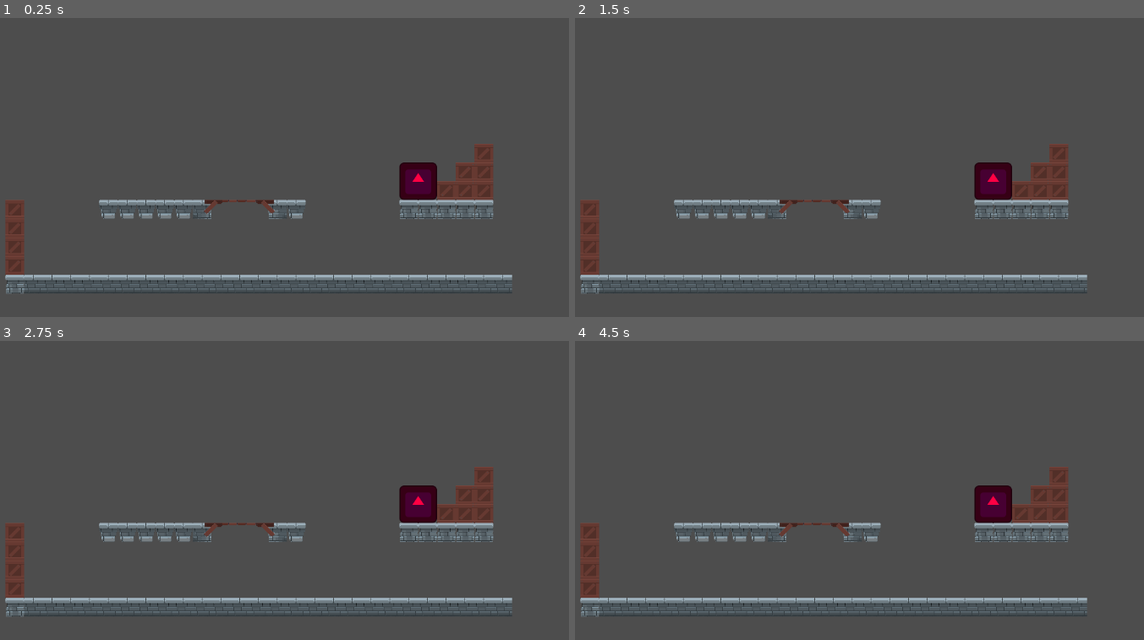
Above: before the commit, frames 1-4 (two rows, left to right).
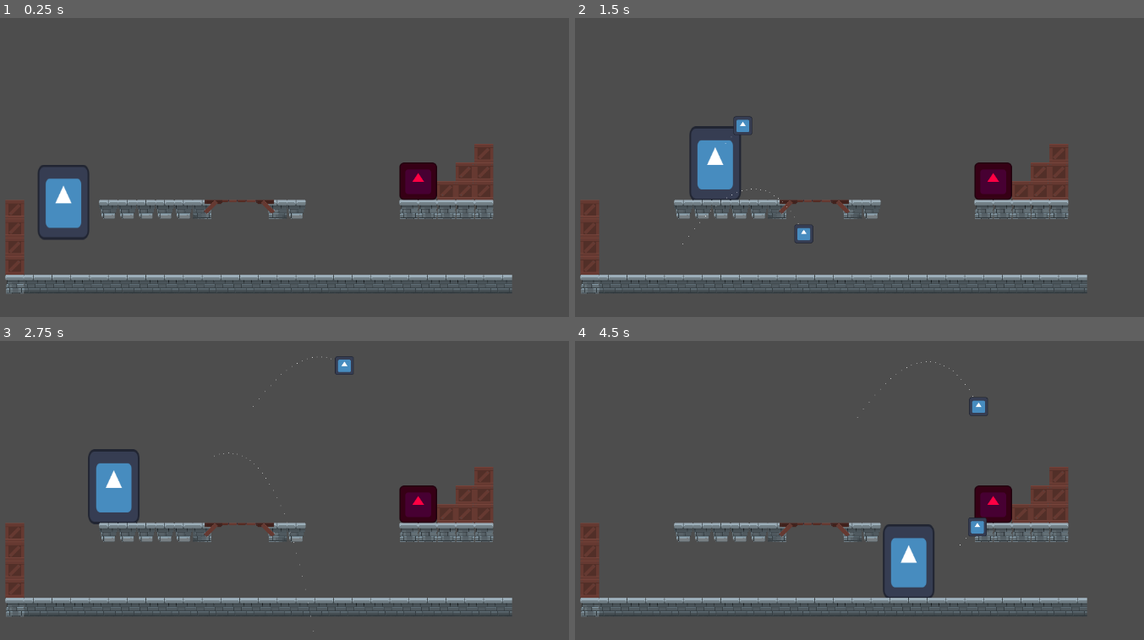
Above: after the commit, the same moments.

Repository: MisuseofMana/RPS-RGB
Game: Godot game, scene res://scenes/test_level.tscn
Two runs of this game, one before a commit and one after it. Both use one fixed random seed, a clock stepped at 60 frames per second and the inputs below. The project has no main scene, so this scene is started directly. The engine's default icon, where the game draws it, is replaced by a stand-in: a white triangle on a blue panel in a dark square.
Inputs:
- Up to frame 1 (0.25 s): no input
- Up to frame 2 (1.5 s): hold D (right) from 0.53 s (still down); tap E (rock) at 0.6, 1.35 s; tap Space (jump) at 0.77 s
- Up to frame 3 (2.75 s): tap Space (jump) at 1.52 s; release D (right) at 2.03 s; hold Left (left) from 2.03 s (still down); tap E (rock) at 2.1 s
- Up to frame 4 (4.5 s): release Left (left) at 2.78 s; hold D (right) 2.78-4.28 s; tap E (rock) at 2.85, 3.6, 4.35 s; tap Space (jump) at 3.02, 3.77 s; hold Left (left) from 4.28 s (still down)

The runs differ from the first frame. In frame 1, 1.4% of the frame differs, in the area x 6-16%, y 49-75%; in frame 2, 1.6%; in frame 3, 1.5%; in frame 4, 1.7%, in the area x 49-73%, y 6-87%.

Commit message:
add player to test level

Diff:
--- a/actors/player.gd
+++ b/actors/player.gd
@@ -1,11 +1,11 @@
 extends CharacterBody2D
 
 const SPEED = 300.0
-const JUMP_VELOCITY = -400.0
+const JUMP_VELOCITY = -500.0
 
 @onready var rock_origin = $Marker2D
 
-@export var ROCK : PackedScene
+@export var ROCK : PackedScene = preload("res://scenes/rock.tscn")
 
 func _physics_process(delta):
 	# Add the gravity.
--- a/scenes/seans-floor.tscn
+++ b/scenes/seans-floor.tscn
@@ -1,7 +1,6 @@
-[gd_scene load_steps=5 format=3 uid="uid://boxk4005xtew4"]
+[gd_scene load_steps=4 format=3 uid="uid://boxk4005xtew4"]
 
 [ext_resource type="PackedScene" uid="uid://cuvh0c2s2c7mr" path="res://actors/player.tscn" id="1_8ds1a"]
-[ext_resource type="PackedScene" uid="uid://dw2xh6ug4u00p" path="res://scenes/rock.tscn" id="2_4sdo4"]
 [ext_resource type="Texture2D" uid="uid://b7x1jg0ag1t7u" path="res://icon.svg" id="3_01in5"]
 
 [sub_resource type="SegmentShape2D" id="SegmentShape2D_6hwyc"]
@@ -12,7 +11,6 @@
 
 [node name="Player" parent="." instance=ExtResource("1_8ds1a")]
 position = Vector2(105, 196)
-ROCK = ExtResource("2_4sdo4")
 
 [node name="StaticBody2D" type="StaticBody2D" parent="."]
 collision_mask = 0
--- a/scenes/test_level.tscn
+++ b/scenes/test_level.tscn
@@ -1,7 +1,8 @@
-[gd_scene load_steps=5 format=4 uid="uid://d3dwna4q2uvtf"]
+[gd_scene load_steps=6 format=4 uid="uid://d3dwna4q2uvtf"]
 
+[ext_resource type="PackedScene" uid="uid://cuvh0c2s2c7mr" path="res://actors/player.tscn" id="1_4gor7"]
 [ext_resource type="Texture2D" uid="uid://dbs7rljwvoeh" path="res://CastleTilemap.png" id="1_nqu7u"]
-[ext_resource type="PackedScene" path="res://scenes/target.tscn" id="2_4gxs8"]
+[ext_resource type="PackedScene" uid="uid://8rdqhattm3yy" path="res://scenes/target.tscn" id="2_4gxs8"]
 
 [sub_resource type="TileSetAtlasSource" id="TileSetAtlasSource_4qs1x"]
 texture = ExtResource("1_nqu7u")
@@ -105,6 +106,9 @@
 
 [node name="Node2D" type="Node2D"]
 
+[node name="Player" parent="." instance=ExtResource("1_4gor7")]
+position = Vector2(163, 423)
+
 [node name="TileMapLayer" type="TileMapLayer" parent="."]
 tile_map_data = PackedByteArray("AAADABIAAAABAAAAAAAEABIAAAABAAAAAAAFABIAAAABAAAAAAAGABIAAAABAAAAAAAHABIAAAABAAAAAAAIAB …(768 unchanged characters)…
 tile_set = SubResource("TileSet_0bogj")
Not shown: 1 places in scenes/target.tscn that only renumber resources
